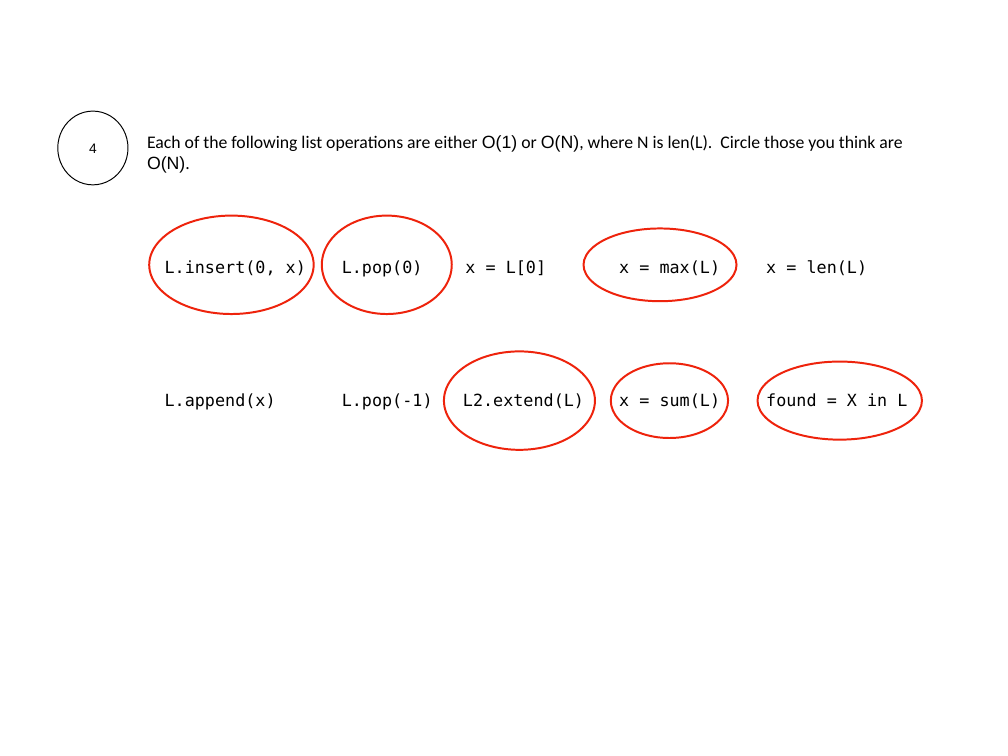
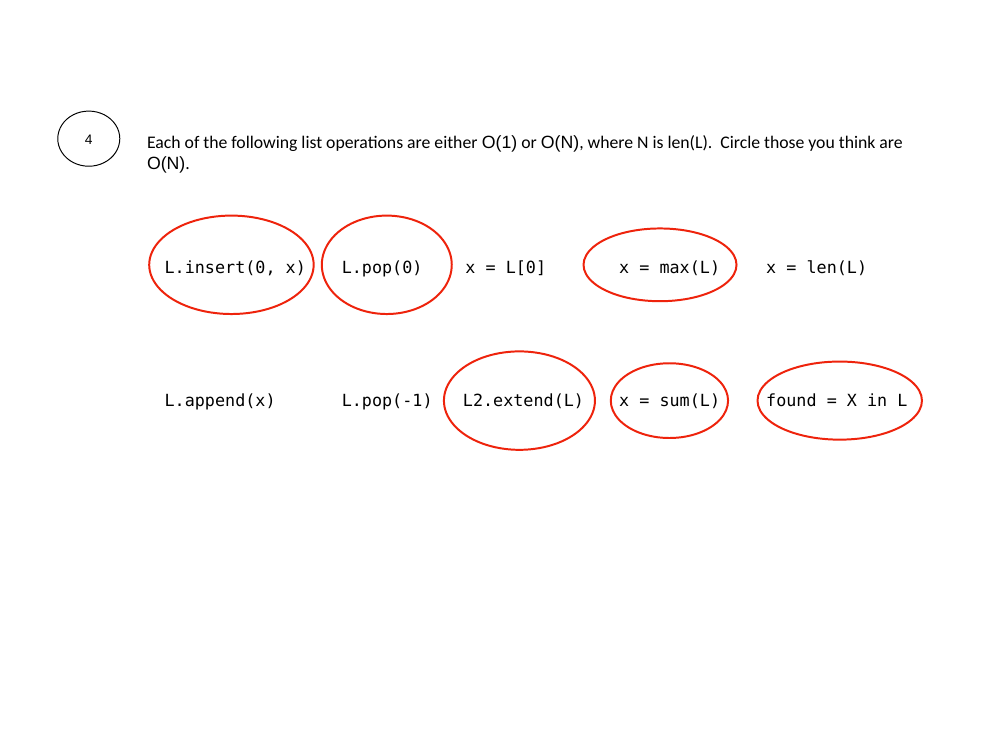
Before and after one commit to Jsus00G/CS-320-Projects-P, a slide deck: slide 25 of lecture-material/04-Performance_2/04-performance-worksheet-solution.pptx. Drawn at 1008x756 pixels with LibreOffice and Linux fonts; fonts in the diff are those of the drawing. Boxes give left, top, right and bottom in pixels: in the first picture for what was removed or moved away, otherwise in the second. Text is boxed around its words. In the diff, an @@ line names an element or a change of style, - is before the commit and + after.

```diff
--- a/lecture-material/04-Performance_2/04-performance-worksheet-solution.pptx
+++ b/lecture-material/04-Performance_2/04-performance-worksheet-solution.pptx
@@ ellipse "4" resized from (x1=58, y1=111, x2=128, y2=185) to (x1=58, y1=111, x2=121, y2=167) @@
```
Also in this commit, not shown: 24 other slides changed, 11 slides added, 2 other files.
